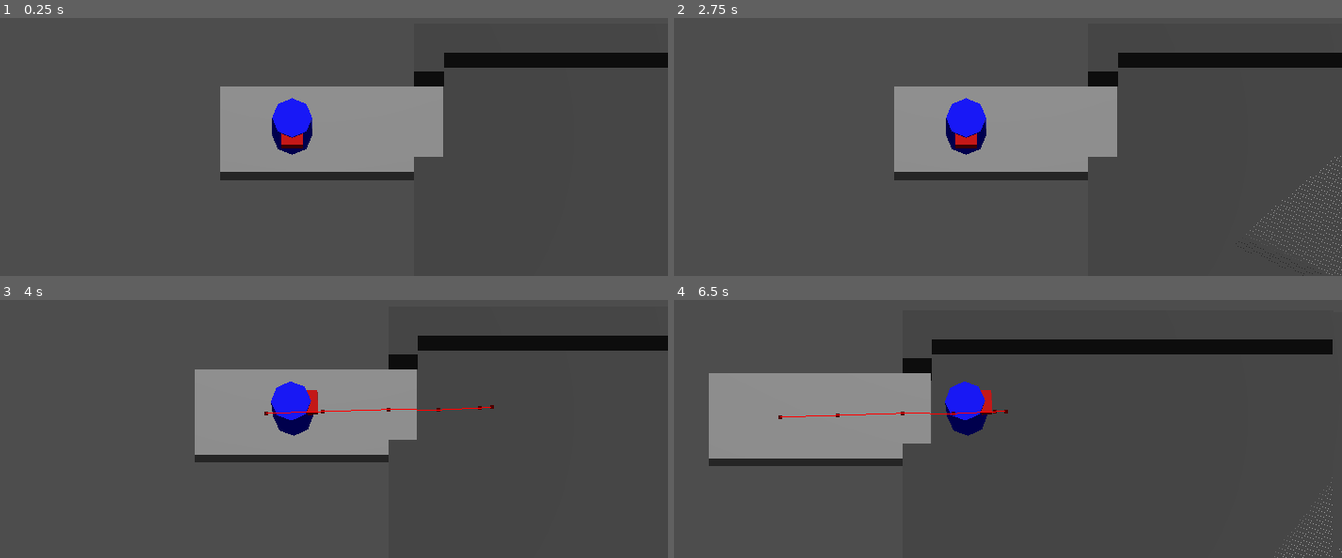
Above: before the commit, frames 1-4 (two rows, left to right).
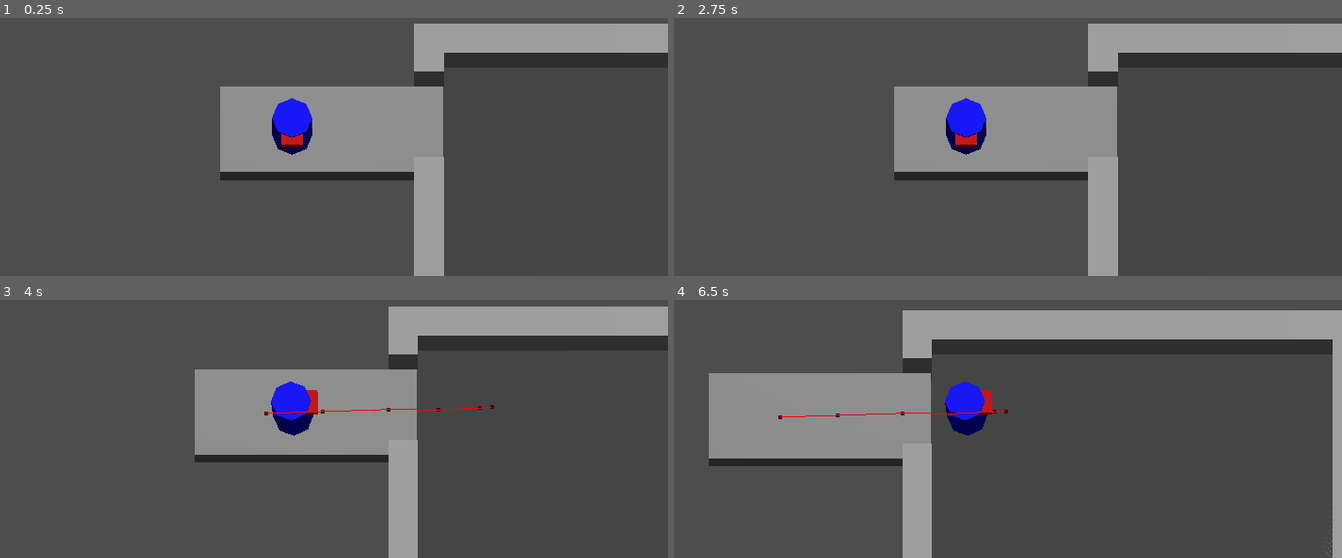
Above: after the commit, the same moments.

Repository: maiconpintoabreu/1gam-heist-sprung
Game: Godot game, scene res://Scenes/house.tscn
Two runs of this game, one before a commit and one after it. Both use one fixed random seed, a clock stepped at 60 frames per second and the inputs below. This scene is started directly instead of the project's main scene.
Inputs (mouse positions are in pixels of both pictures, inside the frame that each line leads up to):
- Up to frame 1 (0.25 s): no input
- Up to frame 2 (2.75 s): tap Enter at 0.5, 2 s; move the mouse to (1128, 43) at 0.52 s; click (1128, 43) at 0.6 s; tap Space at 1.25 s; move the mouse to (814, 87) at 1.27 s; tap Shift at 1.35 s; move the mouse to (outside the picture) at 2.02 s; click (outside the picture) at 2.1 s
- Up to frame 3 (4 s): move the mouse to (253, 431) at 2.77 s; tap Shift at 2.85 s; tap Space at 3.5 s; move the mouse to (514, 410) at 3.52 s; click (514, 410) at 3.6 s
- Up to frame 4 (6.5 s): move the mouse to (outside the picture) at 4.27 s; tap Shift at 4.35, 5.85 s; move the mouse to (1001, 346) at 5.02 s; click (1001, 346) at 5.1 s; move the mouse to (outside the picture) at 5.77 s

The runs differ from the first frame. In frame 1, 8.9% of the frame differs, in the area x 61-100%, y 2-100%; in frame 2, 9.2%; in frame 3, 9.5%; in frame 4, 15%, in the area x 34-100%, y 4-100%.

Commit message:
Improve npc movement

Diff:
--- a/Scenes/house.tscn
+++ b/Scenes/house.tscn
@@ -16,6 +16,9 @@
 
 [sub_resource type="StandardMaterial3D" id="StandardMaterial3D_7p874"]
 albedo_color = Color(0.262932, 0.262933, 0.262932, 1)
+
+[sub_resource type="StandardMaterial3D" id="StandardMaterial3D_3jr7h"]
+albedo_color = Color(0.641934, 0.641934, 0.641934, 1)
 
 [sub_resource type="Environment" id="Environment_3jr7h"]
 
@@ -64,27 +67,27 @@
 [node name="CSGBox3D3" type="CSGBox3D" parent="InsideRegion"]
 transform = Transform3D(1, 0, 0, 0, 1, 0, 0, 0, 1, -0.00372219, 0.973145, -5.35656)
 size = Vector3(10, 2.94629, 0.730469)
-material = SubResource("StandardMaterial3D_7p874")
+material = SubResource("StandardMaterial3D_3jr7h")
 
 [node name="CSGBox3D4" type="CSGBox3D" parent="InsideRegion"]
 transform = Transform3D(1, 0, 0, 0, 1, 0, 0, 0, 1, -0.00372219, 0.973145, 5.35811)
 size = Vector3(10, 2.94629, 0.730469)
-material = SubResource("StandardMaterial3D_7p874")
+material = SubResource("StandardMaterial3D_3jr7h")
 
 [node name="CSGBox3D5" type="CSGBox3D" parent="InsideRegion"]
-transform = Transform3D(-4.37114e-08, 0, 1, 0, 1, 0, -1, 0, -4.37114e-08, -5.36106, 0.973145, -0.0121012)
-size = Vector3(11.4027, 2.94629, 0.730469)
-material = SubResource("StandardMaterial3D_7p874")
+transform = Transform3D(-4.37114e-08, 0, 1, 0, 1, 0, -1, 0, -4.37114e-08, -5.36106, 0.973145, 0.00514364)
+size = Vector3(11.4372, 2.94629, 0.730469)
+material = SubResource("StandardMaterial3D_3jr7h")
 
 [node name="CSGBox3D6" type="CSGBox3D" parent="InsideRegion"]
-transform = Transform3D(-4.37114e-08, 0, 1, 0, 1, 0, -1, 0, -4.37114e-08, 5.35361, 0.973145, -1.68805)
-size = Vector3(8.04056, 2.94629, 0.730469)
-material = SubResource("StandardMaterial3D_7p874")
+transform = Transform3D(-4.37114e-08, 0, 1, 0, 1, 0, -1, 0, -4.37114e-08, 5.35361, 0.973145, -1.69354)
+size = Vector3(8.05153, 2.94629, 0.730469)
+material = SubResource("StandardMaterial3D_3jr7h")
 
 [node name="CSGBox3D7" type="CSGBox3D" parent="InsideRegion"]
 transform = Transform3D(-4.37114e-08, 0, 1, 0, 1, 0, -1, 0, -4.37114e-08, 5.35361, 0.973145, 5.11986)
 size = Vector3(1.20364, 2.94629, 0.730469)
-material = SubResource("StandardMaterial3D_7p874")
+material = SubResource("StandardMaterial3D_3jr7h")
 
 [node name="DirectionalLight3D" type="DirectionalLight3D" parent="."]
 transform = Transform3D(-0.0105626, 0.999254, 0.0371419, 0.569983, -0.0245021, 0.821291, 0.821589, 0.0298452, -0.569299, -1.2172, 13.6812, 0.89975)
--- a/Scripts/npc.gd
+++ b/Scripts/npc.gd
@@ -9,63 +9,46 @@
 @export var speed: float = 1.0
 var target_rotation_angle: float = 0
 var next_target: Vector3 = Vector3.ZERO
-var is_rotating: bool = false
 var player_target: bool = false
 
 var time_walking:float = 0
-var elapse:float = 0.0
 
 func _ready() -> void:
-	is_rotating = true
 	generate_next_target()
 
 func _on_nav_timer_timeout() -> void:
-	navigation_agent_3d.target_position = next_target
-	is_rotating = false
+	generate_next_target()
 
 func _physics_process(delta: float) -> void:
-	if is_rotating:
-		look_around(delta)
-		return
 	if !navigation_agent_3d.is_target_reached() and navigation_agent_3d.is_target_reachable() and !navigation_agent_3d.is_navigation_finished():
 		time_walking += delta
 		var point = navigation_agent_3d.get_next_path_position()
 		var local_point = point - global_position
 		var direction = local_point.normalized()
 		rotateNPC(direction)
-		rotation.y = target_rotation_angle
+		rotation.y = lerp_angle(rotation.y, target_rotation_angle, 100 * delta)
 		velocity = direction * speed
 		# Reset if too long walking
 		if time_walking > 10:
 			generate_next_target()
 	else:
 		time_walking = 0
-		elapse = 0
 		velocity = Vector3.ZERO
-		is_rotating = true
-		look_around_timer.start((randf_range(0.1,0.3)))
+		if nav_timer.is_stopped():
+			nav_timer.start(randf_range(1,2))
 	move_and_slide()
-
-func look_around(delta: float) -> void:
-	#Check if between acceptable value
-	if target_rotation_angle +.03 < rotation.y or target_rotation_angle -.03 > rotation.y:
-		print(target_rotation_angle)
-		print(rotation.y)
-		rotation.y = lerp_angle(rotation.y, target_rotation_angle, elapse)
-		elapse += delta
-	elif look_around_timer.is_stopped() and nav_timer.is_stopped():
-		nav_timer.start(randf_range(0.1,0.3))
 
 func _on_look_around_timer_timeout() -> void:
 	generate_next_target()
 
 func generate_next_target() -> void:
-	next_target = global_position + Vector3(randf_range(-.2, .2), 0, randf_range(-.2, .2))
+	next_target = global_position + Vector3(randf_range(-2.2, 2.2), 0, randf_range(-2.2, 2.2))
 	var direction = (next_target - global_position).normalized()
+	navigation_agent_3d.target_position = next_target
 	rotateNPC(direction)
 
 func rotateNPC(direction: Vector3) -> void:
-	target_rotation_angle = atan2(direction.z,direction.x)
+	target_rotation_angle = atan2(direction.x,direction.z)
 
 
 func _on_area_3d_body_entered(body: Node3D) -> void:
Not shown: 1 places in Scenes/house.tscn that only renumber resources
